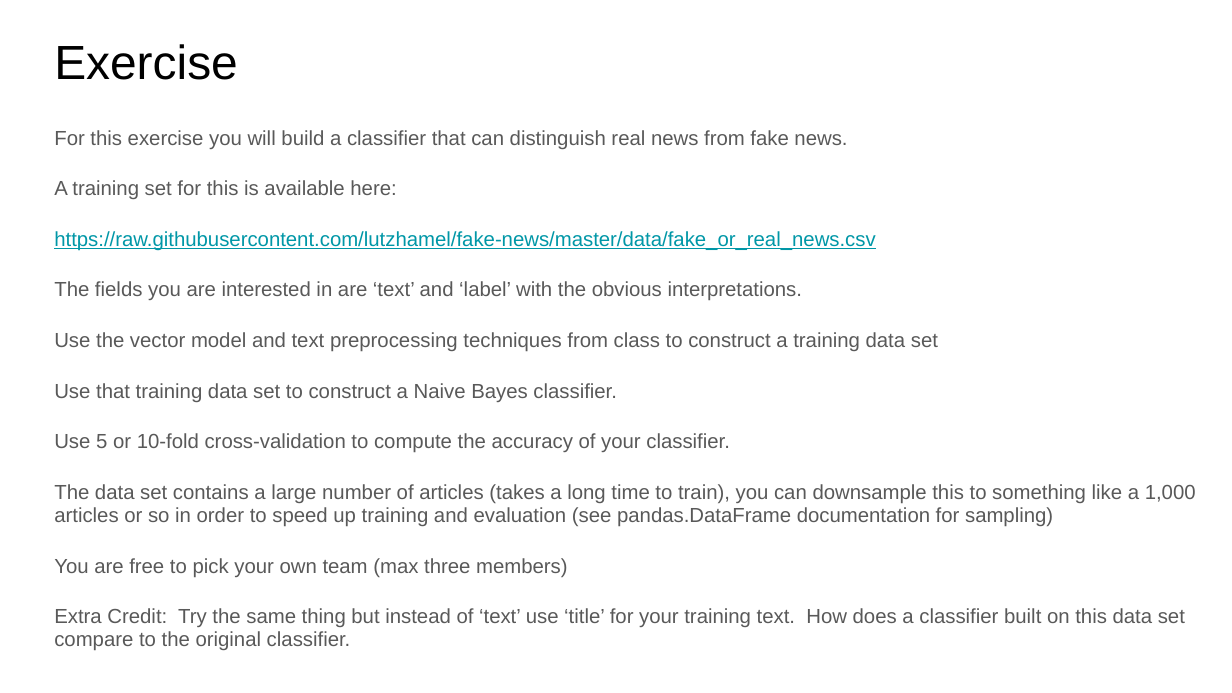
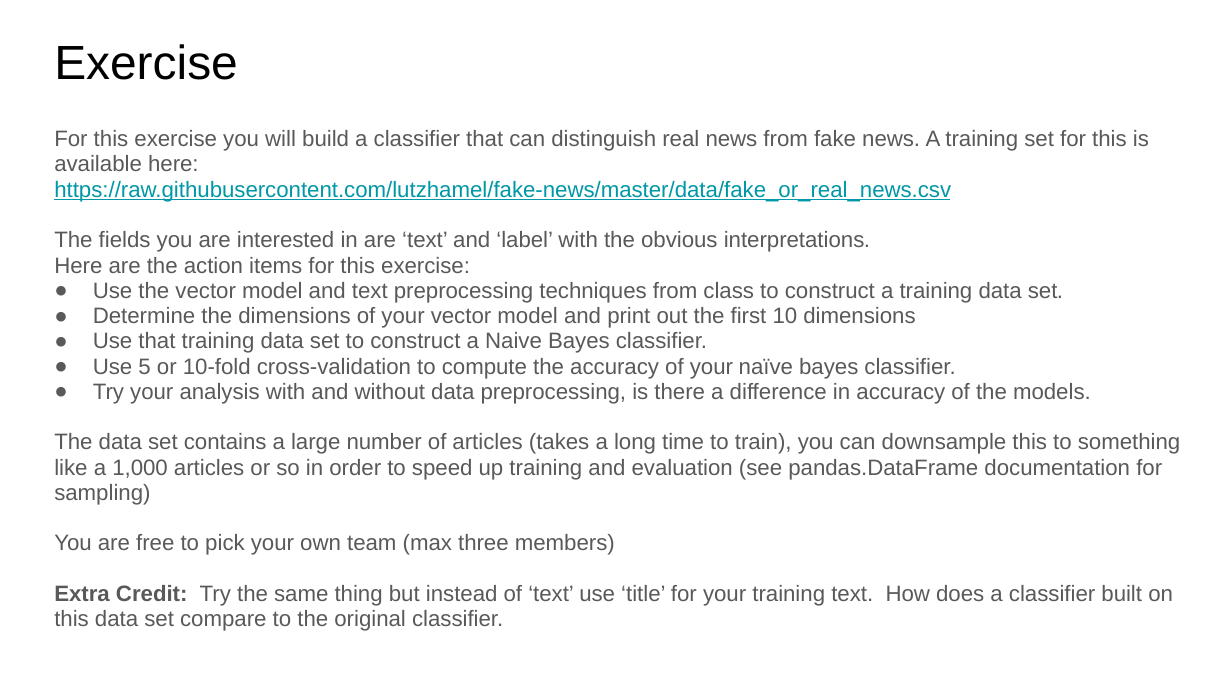
Before and after one commit to lutzhamel/CSC310, a slide deck: slide 16 of 19-NLP-2.pptx. Drawn at 1232x693 pixels with LibreOffice and Linux fonts; fonts in the diff are those of the drawing. Boxes give left, top, right and bottom in pixels: in the first picture for what was removed or moved away, otherwise in the second. Text is boxed around its words. In the diff, an @@ line names an element or a change of style, - is before the commit and + after.

```diff
--- a/19-NLP-2.pptx
+++ b/19-NLP-2.pptx
@@ text at (54, 130, 1149, 171): text changed; size 11.9 to 12.9 pt @@
-For this exercise you will build a classifier that can distinguish real news from fake news.
-A training set for this is available here:
+For this exercise you will build a classifier that can distinguish real news from fake news. A training set for this is available here:
@@ text at (54, 181, 1180, 631): size 11.9 to 12.9 pt in "https://raw.githubusercontent.com/lutzhamel/fake-news/master ...", "The fields you are interested in are ...", "Use that training data set to construct ...", "The data set contains a large number ..." and 2 more places; bold on in "Extra Credit:"; less space between paragraphs; bullet none to ● @@
@@ text at (54, 257, 1063, 328): text changed; size 11.9 to 12.9 pt @@
-Use the vector model and text preprocessing techniques from class to construct a training data set
+Here are the action items for this exercise:
+● Use the vector model and text preprocessing techniques from class to construct a training data set.
+● Determine the dimensions of your vector model and print out the first 10 dimensions
@@ text at (93, 358, 1091, 404): text changed; size 11.9 to 12.9 pt @@
-Use 5 or 10-fold cross-validation to compute the accuracy of your classifier.
+● Use 5 or 10-fold cross-validation to compute the accuracy of your naïve bayes classifier.
+● Try your analysis with and without data preprocessing, is there a difference in accuracy of the models.
```
Also in this commit, not shown: 1 other file.
